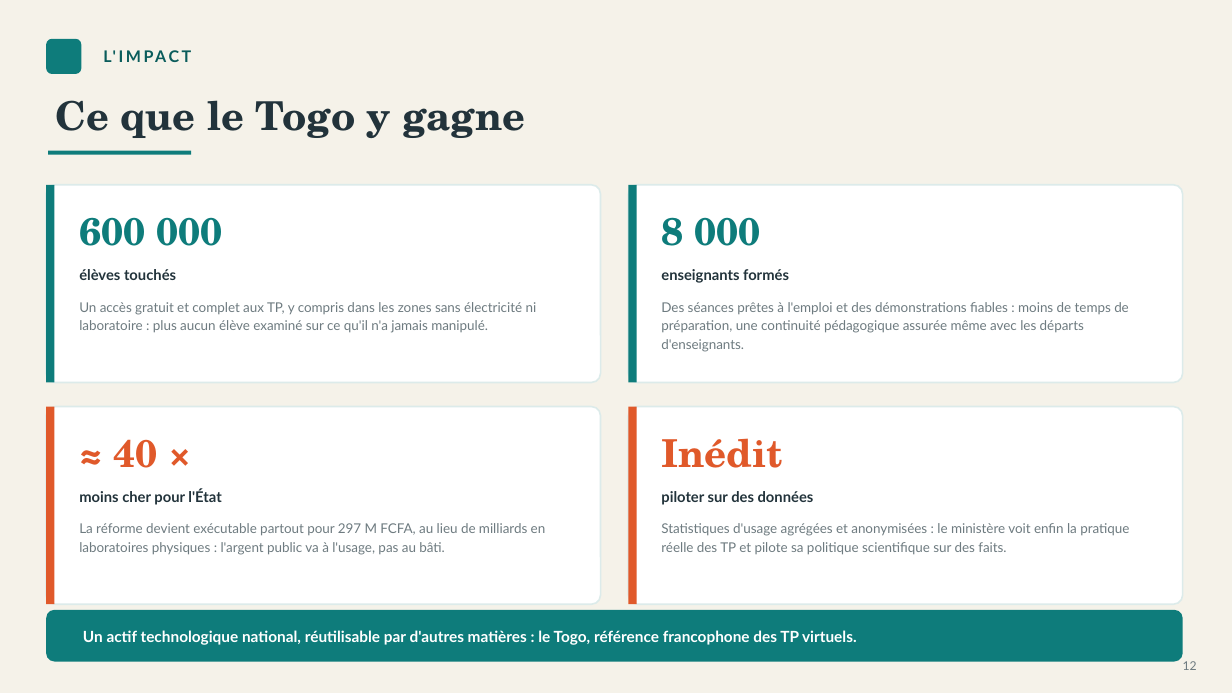
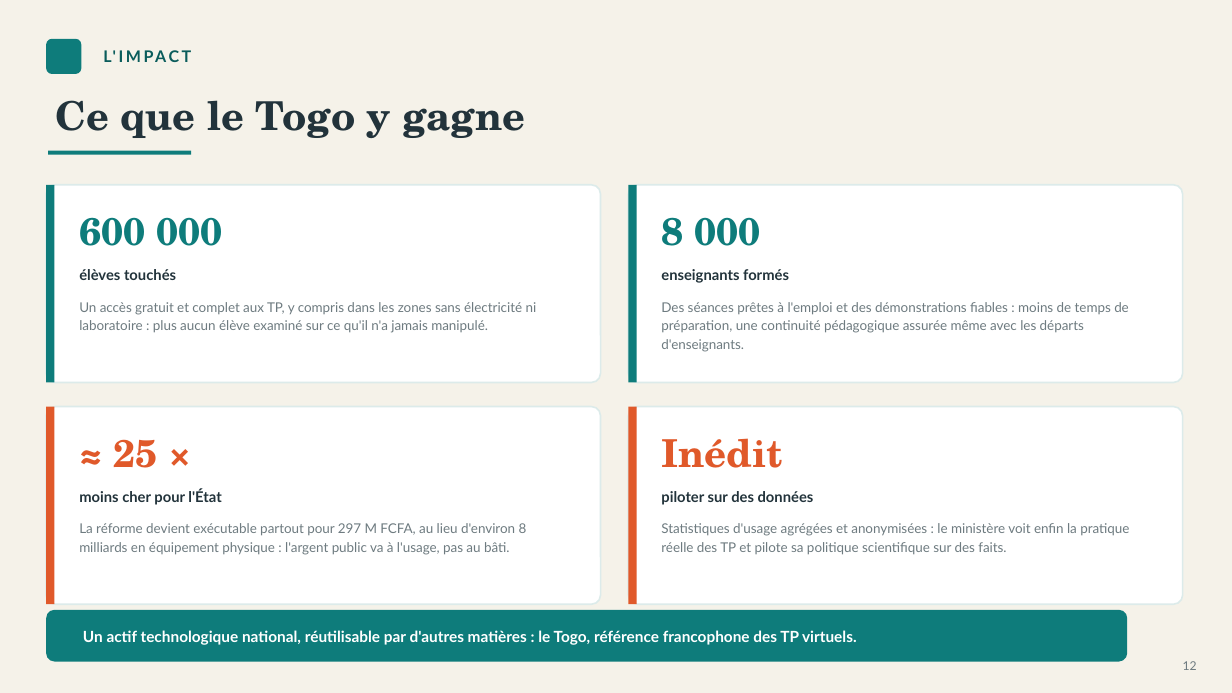
Before and after one commit to djabelo712/Saver, a slide deck: slide 12 of VirtuLab_Togo_Presentation_Dr_Pagdame_Tiebekabe.pptx. Drawn at 1232x693 pixels with LibreOffice and Linux fonts; fonts in the diff are those of the drawing; background and template pictures are left out. Boxes give left, top, right and bottom in pixels: in the first picture for what was removed or moved away, otherwise in the second. Text is boxed around its words. In the diff, an @@ line names an element or a change of style, - is before the commit and + after.

```diff
--- a/VirtuLab_Togo_Presentation_Dr_Pagdame_Tiebekabe.pptx
+++ b/VirtuLab_Togo_Presentation_Dr_Pagdame_Tiebekabe.pptx
@@ text at (x1=114, y1=439, x2=158, y2=468): text changed @@
-≈ 40 ×
+≈ 25 ×
@@ text at (x1=79, y1=523, x2=527, y2=555): text changed @@
-La réforme devient exécutable partout pour 297 M FCFA, au lieu de milliards en laboratoires physiques : l'argent public va à l'usage, pas au bâti.
+La réforme devient exécutable partout pour 297 M FCFA, au lieu d'environ 8 milliards en équipement physique : l'argent public va à l'usage, pas au bâti.
@@ rounded rectangle resized from (x1=46, y1=610, x2=1183, y2=662) to (x1=46, y1=610, x2=1128, y2=662) @@
```
Also in this commit, not shown: 7 other slides changed, 1 slide added, 1 slide removed, 3 other files.
